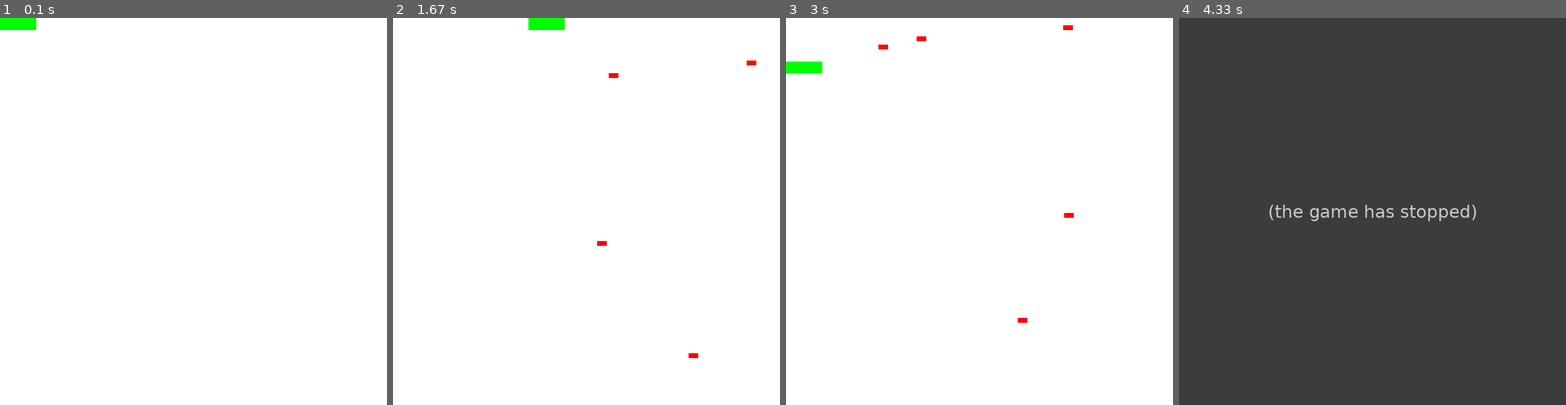
Above: before the commit, frames 1-4 (left to right).
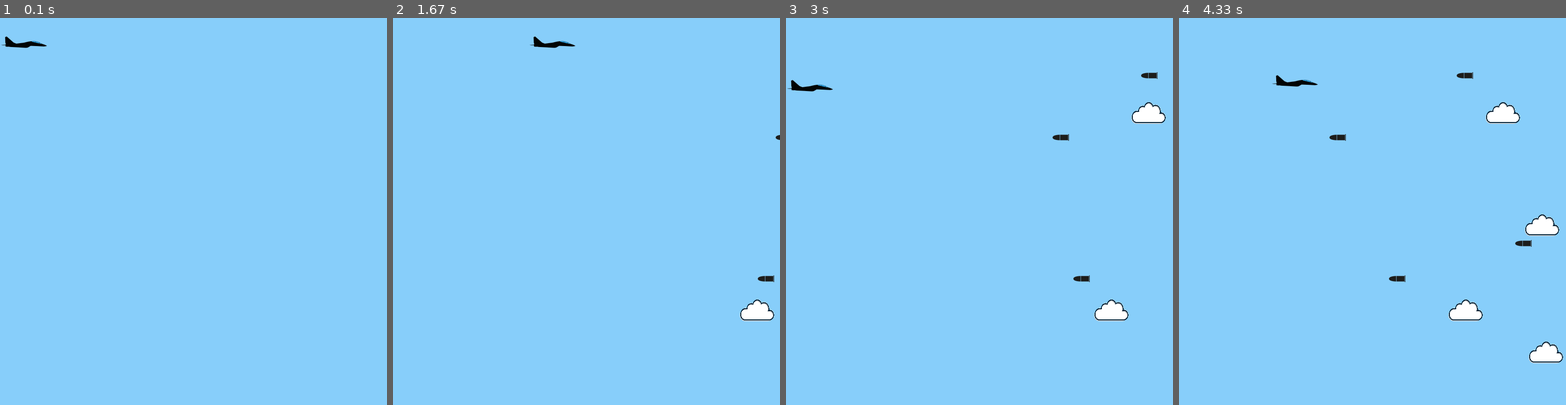
Above: after the commit, the same moments.

Repository: spencerhcindia/macbook-learning-workspace
Game: pygame game, started from pygame/first_try/tutorial2.py
The game is run twice, just before and just after one commit, with the same random seed, the same clock (stepped at 60 frames per second) and the same inputs.
Inputs:
- Up to frame 1 (0.1 s): no input
- Up to frame 2 (1.67 s): hold Right 0.33-0.8 s; hold Up 0.83-1.13 s; hold Right 1.17-1.63 s
- Up to frame 3 (3 s): hold Left 1.67-2.2 s; hold Down 2.23-2.53 s; hold Left 2.57-2.97 s
- Up to frame 4 (4.33 s): hold Up 3-3.37 s; hold Right 3.4-4.03 s; hold Down from 4.07 s (still down)

The runs differ from the first frame. In frame 1, 100% of the frame differs, in the area x 0-100%, y 0-100%; in frame 2, 100%; in frame 3, 99%; in frame 4, 100%.
Before the commit the program exited at 3.12 s; later frames show no game.

Commit message:
on my way...

Diff:
--- a/pygame/first_try/tutorial2.py
+++ b/pygame/first_try/tutorial2.py
@@ -1,7 +1,16 @@
+from hashlib import new
 import pygame
 import random
 
+pygame.init()
+SCREEN_WIDTH = 800
+SCREEN_HEIGHT = 800
+screen = pygame.display.set_mode((SCREEN_WIDTH,SCREEN_HEIGHT))
+
+clock = pygame.time.Clock()
+
 from pygame.locals import (
+    RLEACCEL,
     K_UP,
     K_DOWN,
     K_LEFT,
@@ -14,9 +23,11 @@
 class Player(pygame.sprite.Sprite):
     def __init__(self):
         super(Player, self).__init__()
-        self.surf = pygame.Surface((75, 25))
-        self.surf.fill("green")
+        self.surf = pygame.image.load("jet.png").convert_alpha()
+        self.surf = pygame.transform.smoothscale(self.surf, (100, 100))
+        self.surf.set_colorkey("white", RLEACCEL)
         self.rect = self.surf.get_rect()
+        self.radius = 25
 
     def update(self, pressed_keys):
         if pressed_keys[K_UP]:
@@ -47,56 +58,96 @@
 class Enemy(pygame.sprite.Sprite):
     def __init__(self):
         super(Enemy, self).__init__()
-        self.surf = pygame.Surface((20,10))
-        self.surf.fill(("red"))
+        self.surf = pygame.image.load("bullet.png").convert_alpha()
+        self.surf = pygame.transform.smoothscale(self.surf, (50, 50))
+        self.surf.set_colorkey("white", RLEACCEL)
         self.rect = self.surf.get_rect(
             center=(
                 random.randint(SCREEN_WIDTH + 20, SCREEN_WIDTH + 100),
                 random.randint(0,SCREEN_HEIGHT)
             )
         )
-        self.speed = random.randint(5, 20)
+        self.speed = random.randint(2, 3)
+        self.radius = 15
 
     def update(self):
         self.rect.move_ip(-self.speed, 0)
         if self.rect.right < 0:
             self.kill()
 
+class Cloud(pygame.sprite.Sprite):
+    def __init__(self):
+        super(Cloud, self).__init__()
+        self.surf = pygame.image.load("clound.png").convert_alpha()
+        self.surf = pygame.transform.scale(self.surf, (500, 500))
+        self.surf.set_colorkey(("black"), RLEACCEL)
+        self.rect = self.surf.get_rect(
+            center=(
+                random.randint(SCREEN_WIDTH + 20, SCREEN_WIDTH + 100),
+                random.randint(0, SCREEN_HEIGHT)
+            )
+        )
+    def update(self):
+        self.rect.move_ip(-1, 0)
+        if self.rect.right < 0:
+            self.kill()
 
 
+
+
+
+ADDENEMY = pygame.USEREVENT + 1
+pygame.time.set_timer(ADDENEMY, 750)
+ADDCLOUD = pygame.USEREVENT + 2
+pygame.time.set_timer(ADDCLOUD, 1000)
+
 player = Player()
+
 enemies = pygame.sprite.Group()
+clouds = pygame.sprite.Group()
 all_sprites = pygame.sprite.Group()
 all_sprites.add(player)
 
-pygame.init()
-
-SCREEN_WIDTH = 800
-SCREEN_HEIGHT = 800
-
-screen = pygame.display.set_mode((SCREEN_WIDTH,SCREEN_HEIGHT))
-ADDENEMY = pygame.USEREVENT + 1
-pygame.time.set_timer(ADDENEMY, 250)
 
 running = True
+
+
 while running:
     for event in pygame.event.get():
         if event.type == KEYDOWN:
             if event.key == K_ESCAPE:
                 running = False
+            if event.key == K_RIGHT:
+                x1_right = True
+            if event.key == K_LEFT:
+                x1_left = True
+            if event.key == K_DOWN:
+                x1_down = True
+            if event.key == K_UP:
+                x1_up = True
         elif event.type == pygame.QUIT:
             running = False
         elif event.type == ADDENEMY:
             new_enemy = Enemy()
             enemies.add(new_enemy)
             all_sprites.add(new_enemy)
+        elif event.type == ADDCLOUD:
+            new_cloud = Cloud()
+            clouds.add(new_cloud)
+            all_sprites.add(new_cloud)
+
 
     pressed_keys = pygame.key.get_pressed()
+
+    if pressed_keys[KEYDOWN] or pressed_keys[K_UP]:
+        pass
+
     player.update(pressed_keys)
 
     enemies.update()
+    clouds.update()
 
-    screen.fill("white")
+    screen.fill((135, 206, 250))
     surf = pygame.Surface((50,50))
     surf.fill((0,0,0))
     rect = surf.get_rect()
@@ -109,10 +160,15 @@
     for entity in all_sprites:
         screen.blit(entity.surf, entity.rect)
 
-    if pygame.sprite.spritecollideany(player, enemies):
-        player.kill()
+    hits = pygame.sprite.spritecollide(player, enemies, False, pygame.sprite.collide_circle)
+    if hits:
         running = False
 
+    # if pygame.sprite.spritecollideany(player, enemies):
+    #     player.kill()
+    #     running = False
+
     pygame.display.flip()
+    # clock.tick(60)
 
 pygame.quit()
Binary file added: pygame/first_try/17819629_SL-010320-26670-09.jpeg
Binary file added: pygame/first_try/bullet.jpg
Binary file added: pygame/first_try/bullet.png
Binary file added: pygame/first_try/clound.png
Binary file added: pygame/first_try/dreadnaught.png
Binary file added: pygame/first_try/jet.jpg
Binary file added: pygame/first_try/jet.png
Not shown, changed: pygame/.DS_Store
Not shown, added: pygame/first_try/.DS_Store
